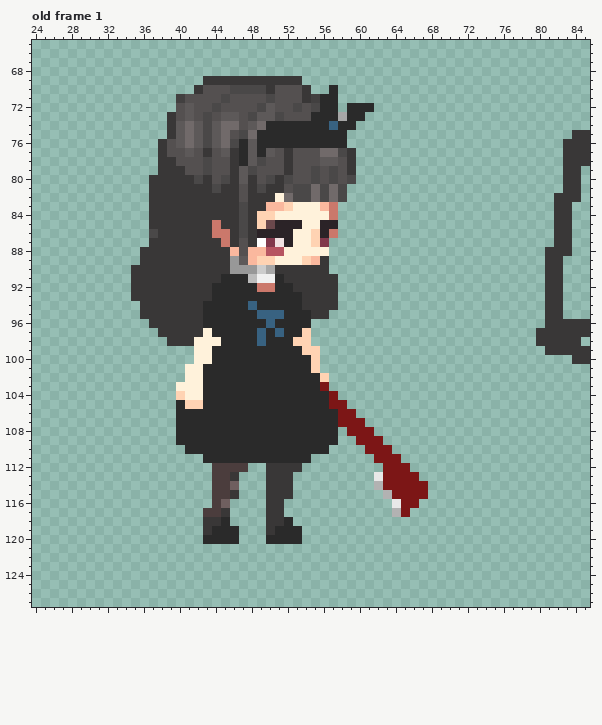
Pixel-art file -- draem/주인공/testee.aseprite. Above: the version before the commit.
128x128 pixels, 1 frame. Colours within 5 levels of each other are drawn and written as one. Shown: old frame 1: x 24..85, y 65..127. The commit also changed other frames or places, which this record leaves out.
Once edited:
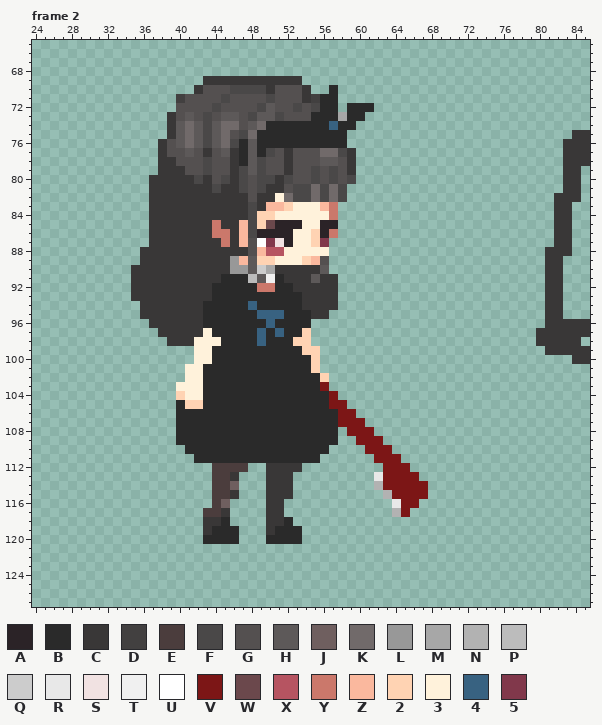
Palette (. is transparent): A #2b2327  B #2a2a2a  C #393737  D #424040  E #4b3d3d  F #4a4848  G #545050  H #5d5959  J #6f5f5f  K #716a6a  L #989898  M #a7a7a7  N #b2b2b2  P #bcbcbc  Q #cccccc  R #e8e8e8  S #f1e2e2  T #f0f0f0  U #ffffff  V #7c1616  W #6b484c  X #b65461  Y #cb786b  Z #fab89e  2 #ffd3b3  3 #fff2db  4 #386281  5 #81384b
A new or re-ordered frame is compared with the old frame closest to it.
Changes in this commit:
frames 1 -> 4
--- frame 2 is new; against old frame 1, layers "레이어 5", "레이어 1"
@@ x 39..43 @@
  71 .DGGG
- 72 .GHGG
+ 72 .GGGG
  73 CGHGF
@@ x 35..58 @@
  76 ...CGHKHFHKFBHBBBBBBBBBB
- 77 ...CGGHGCGHCBHBHGCGGGKKF
+ 77 ...CGGHGCGHCBHBFGCGGGKKF
  78 ...CCGGGFGGCBHFGGCGGGHHG
- 79 ...CCCGGFGGCHFGGGCGGFGFG
- 80 ..CCCCCFCGFCHCGFCFGGFGFG
- 81 ..CCCCCCCFCCGCFCCGFFKFKF
- 82 ..CCCCCCCCCCGCCC3KFFKFKF
- 83 ..CCCCCCCCCCFCCZZ2333ZY.
- 84 ..CCCCCCCCCCFC22333333Y.
- 85 ..CCCCCCCYCCFC2WAAA33AA.
- 86 ..FCCCCCCYYCFCAAAA332AY.
- 87 ..CCCCCCCCYCGCU5SA3325..
- 88 .CCCCCCCCCCZGZZXX33333..
- 89 .CCCCCCCCCCLHZ223332ZC..
- 90 CCCCCCCCCCCLLLQMCCCCCC..
- 91 CCCCCCCCCCBBBPTTBCCCCCC.
+ 79 ...CCCGGFGGCFHFGGCGGFGFG
+ 80 ..CCCCCFCGFCFGFFCFGGFGFG
+ 81 ..CCCCCCCFCCFGFCCGFFKFKF
+ 82 ..CCCCCCCCCCCGCC3KFFKFKF
+ 83 ..CCCCCCCCCCCFCZZ2333ZY.
+ 84 ..CCCCCCCCCCCF22333333Y.
+ 85 ..CCCCCCCYCCZF2WAAA33AA.
+ 86 ..CCCCCCCYYCZFAAAA332AY.
+ 87 ..CCCCCCCCYCZGU5SA3325..
+ 88 .CCCCCCCCCCCCGZXX33333..
+ 89 .CCCCCCCCCCLZH223332ZG..
+ 90 CCCCCCCCCCCLLHQMCCCCCH..
+ 91 CCCCCCCCCCBBBPHTBCCCHCC.
  92 CCCCCCCCCBBBBBYYBBCCCCC.
@@ x 40..57 @@
 110 .BBBBBBBBBBBBBBBB.
-111 ...BBBBBBBBBBBB...
+111 ..BBBBBBBBBBBBBB..
 112 ....EEEE..CCCC....
Where, in picture pixels (left, top, right, bottom), the same in both pictures:
changed: (185, 103, 194, 112)
changed: (230, 148, 275, 283)
changed: (149, 229, 158, 238)
changed: (311, 256, 329, 283)
added: (194, 454, 203, 463)
added: (311, 454, 320, 463)
